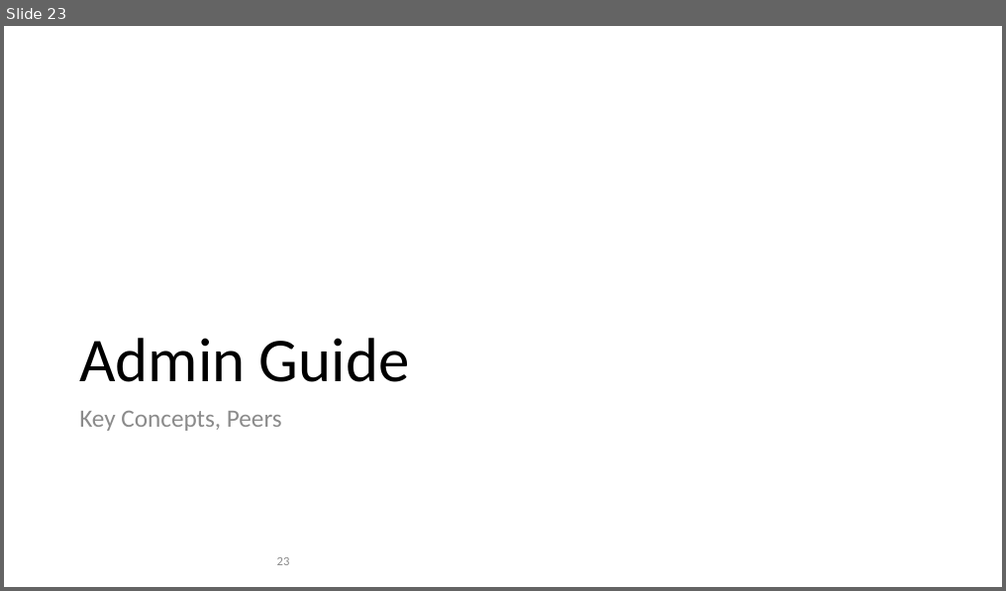
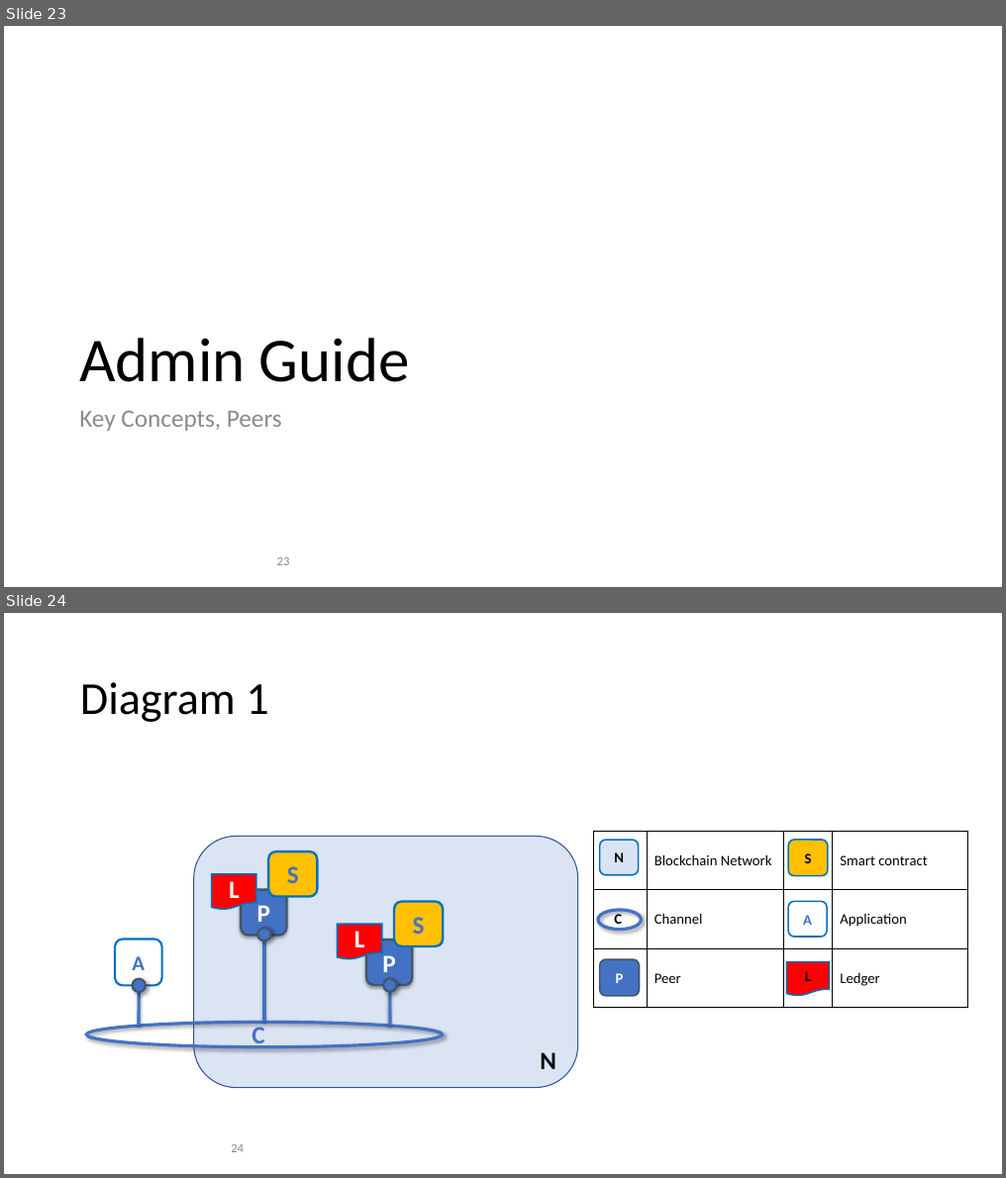
Before and after one commit to FabricTOC/FabricTOC, a slide deck: docs/OtherSourceMaterial/Diagrams.pptx. Shown one above the other, each under a label of ours: slide 23 before the commit, slides 23 and 24 after it. The pictures are 1006x591 and 1006x1178 pixels, drawn with LibreOffice and Linux fonts; fonts in the diff are those of the drawing. Boxes give left, top, right and bottom in pixels: in the first picture for what was removed or moved away, otherwise in the second. Text is boxed around its words. In the diff, an @@ line names an element or a change of style, - is before the commit and + after.

Commit message:
Peer and Identity updates

```diff
--- a/docs/OtherSourceMaterial/Diagrams.pptx
+++ b/docs/OtherSourceMaterial/Diagrams.pptx
@@ slide 24 added at (4, 613, 1002, 1174), background #FFFFFF @@
@@ title added at (80, 682, 268, 722), 44 pt, text #000000 @@
+Diagram 1
@@ rounded rectangle added at (194, 836, 578, 1087), fill #DBE4F3, outline #325491 1 pt @@
@@ table added at (594, 832, 967, 1008), 3 rows, 4 columns @@
+ | Blockchain Network |  | Smart contract
+C | Channel |  | Application
+ | Peer |  | Ledger
@@ rounded rectangle added at (600, 840, 638, 875), fill #DAE3F3, outline #0070C0 1.5 pt, 14 pt, text #000000, bold @@
+N
@@ rounded rectangle added at (788, 840, 829, 876), fill #FFC000, outline #0070C0 1.5 pt, 14 pt, text #000000, bold @@
+S
@@ flow chart document added at (211, 874, 256, 909), fill #FF0000, outline #0070C0 1.5 pt, 24 pt, text #FFFFFF, bold @@
+L
@@ rounded rectangle added at (268, 852, 317, 897), fill #FFC000, outline #0070C0 2.25 pt, 24 pt, text #4372C4, bold @@
+S
@@ rounded rectangle added at (241, 890, 286, 936), fill #4372C4, outline #44546A 2.25 pt, 24 pt, text #FFFFFF, bold @@
+P
@@ rounded rectangle added at (394, 902, 443, 947), fill #FFC000, outline #0070C0 2.25 pt, 24 pt, text #4372C4, bold @@
+S
@@ rounded rectangle added at (788, 901, 827, 937), fill #FFFFFF, outline #0070C0 1.5 pt, 14 pt, text #4372C4, bold @@
+A
@@ ellipse added at (257, 928, 271, 942), fill #4472C4, outline #44546A 2 pt @@
@@ flow chart document added at (338, 925, 382, 959), fill #FF0000, outline #0070C0 1.5 pt, 24 pt, text #FFFFFF, bold @@
+L
@@ ellipse added at (598, 910, 642, 930), outline #4372C4 3 pt @@
@@ rounded rectangle added at (115, 940, 162, 986), fill #FFFFFF, outline #0070C0 2 pt, 20 pt, text #4372C4, bold @@
+A
@@ line added from (264, 941) to (264, 1023), #4472C4 3 pt @@
@@ rounded rectangle added at (366, 940, 412, 986), fill #4372C4, outline #44546A 2.25 pt, 24 pt, text #FFFFFF, bold @@
+P
@@ rounded rectangle added at (600, 959, 640, 996), fill #4472C4, outline #44546A 1.5 pt, 14 pt, text #FFFFFF, bold @@
+P
@@ flow chart document added at (787, 961, 830, 995), fill #FF0000, outline #0070C0 1.5 pt, 14 pt, text #000000, bold @@
+L
@@ ellipse added at (132, 979, 146, 992), fill #4472C4, outline #44546A 2 pt @@
@@ line added from (139, 992) to (139, 1026), #4472C4 3 pt @@
@@ ellipse added at (383, 979, 397, 992), fill #4472C4, outline #44546A 2 pt @@
@@ line added from (390, 992) to (390, 1026), #4472C4 3 pt @@
@@ ellipse added at (86, 1023, 442, 1048), outline #4372C4 3 pt @@
@@ text added at (252, 1024, 264, 1049), 24 pt, text #4472C4, bold @@
+C
@@ text added at (540, 1053, 556, 1069), 24 pt, text #000000, bold @@
+N
@@ page number added at (231, 1145, 244, 1153), 12 pt, text #8C8C8C @@
+24
```
Also in this commit, not shown: 1 slide changed, 2 other slides added, 8 other files.
